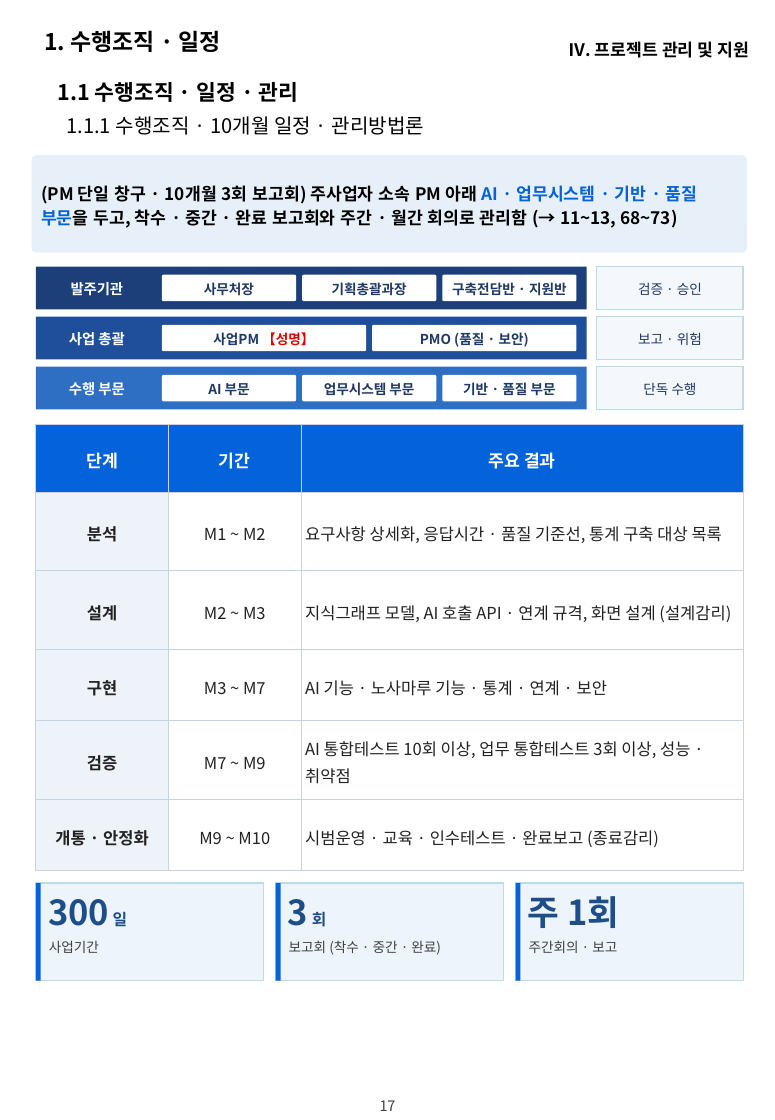
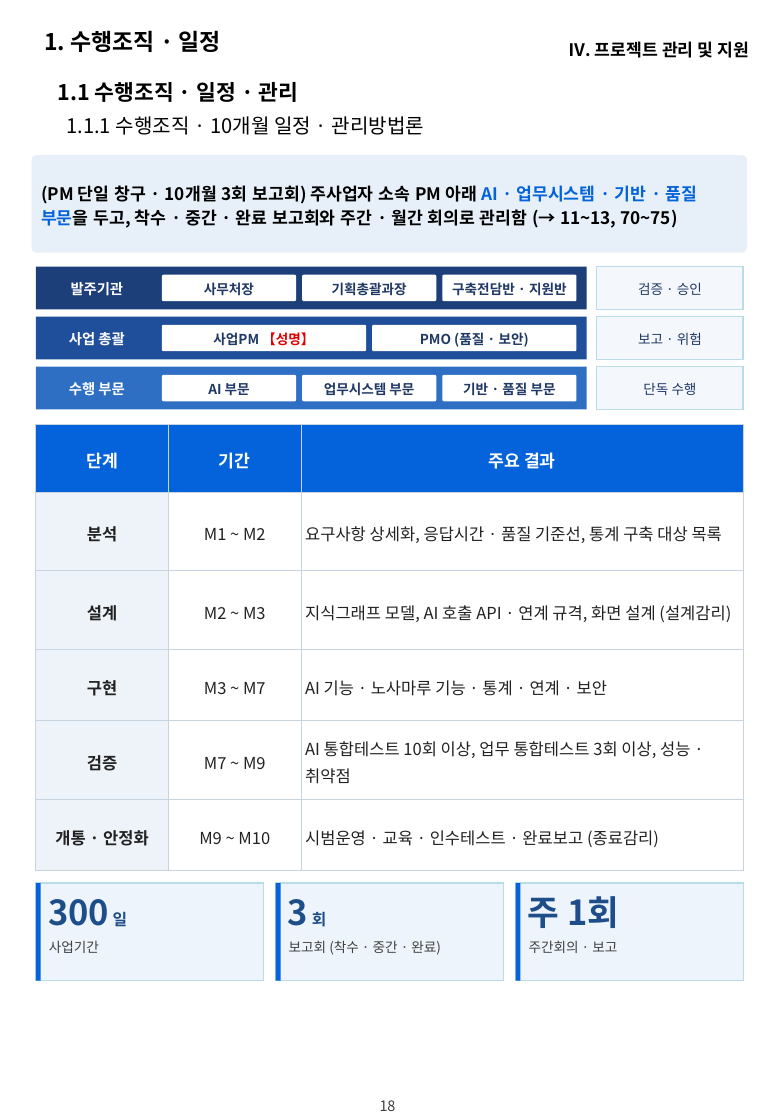
Before and after one commit to hwangsteeve-tech/hbjw, a slide deck: slide 18 of proposals/2026-11_nlrc-ai-labor-commission/nlrc_제안요약서.pptx (slide 17 before the commit). Drawn at 775x1120 pixels with LibreOffice and Linux fonts; fonts in the diff are those of the drawing; background and template pictures are left out. Boxes give left, top, right and bottom in pixels: in the first picture for what was removed or moved away, otherwise in the second. Text is boxed around its words. In the diff, an @@ line names an element or a change of style, - is before the commit and + after.

```diff
--- a/proposals/2026-11_nlrc-ai-labor-commission/nlrc_제안요약서.pptx
+++ b/proposals/2026-11_nlrc-ai-labor-commission/nlrc_제안요약서.pptx
@@ text in rounded rectangle at (x1=41, y1=185, x2=697, y2=228): text changed @@
-(PM 단일 창구 · 10개월 3회 보고회) 주사업자 소속 PM 아래 AI · 업무시스템 · 기반 · 품질 부문을 두고, 착수 · 중간 · 완료 보고회와 주간 · 월간 회의로 관리함 (→ 11~13, 68~73)
+(PM 단일 창구 · 10개월 3회 보고회) 주사업자 소속 PM 아래 AI · 업무시스템 · 기반 · 품질 부문을 두고, 착수 · 중간 · 완료 보고회와 주간 · 월간 회의로 관리함 (→ 11~13, 70~75)
@@ text at (x1=380, y1=1100, x2=394, y2=1111): text changed @@
-17
+18
@@ page number at (x1=380, y1=1100, x2=396, y2=1111): text changed @@
-17
+18
```
Also in this commit, not shown: 9 other slides changed, 1 slide added, 12 other files.
